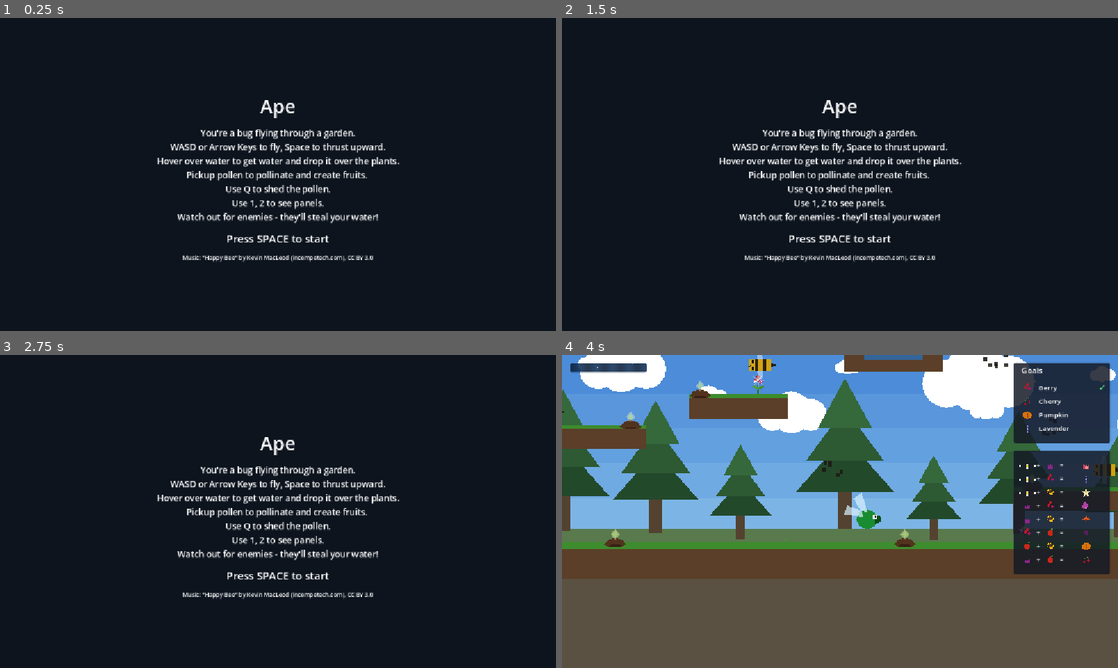
Above: before the commit, frames 1-4 (two rows, left to right).
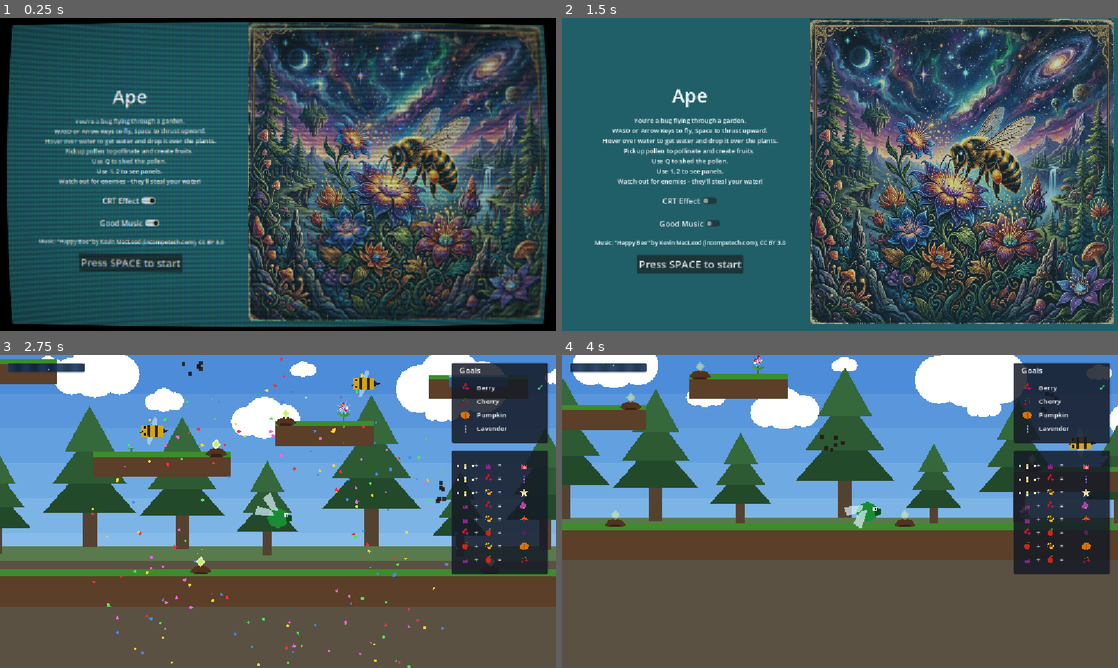
Above: after the commit, the same moments.

Repository: AntonioDrusin/ape
Game: Godot game, scene res://scenes/main_menu.tscn
Two runs of this game, one before a commit and one after it. Both use one fixed random seed, a clock stepped at 60 frames per second and the inputs below.
Inputs (mouse positions are in pixels of both pictures, inside the frame that each line leads up to):
- Up to frame 1 (0.25 s): no input
- Up to frame 2 (1.5 s): click (689, 199) at 0.5 s, where only the run after the commit has a clickable "CRT Effect"; click (689, 224) at 1.25 s, where only the run after the commit has a clickable "Good Music"
- Up to frame 3 (2.75 s): click (127, 602) at 2 s, where only the run after the commit has a clickable "Press SPACE to start"
- Up to frame 4 (4 s): tap Space (use_proboscis) at 2.75 s; hold Enter (ui_accept) 2.78-3.53 s; hold D (move_right) from 2.78 s (still down); tap Q (shed_pollen) at 3.6 s; tap Enter (ui_accept) at 3.77, 3.8 s

The runs differ from the first frame. In frame 1, 91% of the frame differs, in the area x 0-100%, y 0-100%; in frame 2, 93%; in frame 3, 96%; in frame 4, 28%.

Commit message:
psychedelia

Diff:
--- /dev/null
+++ b/ape/godot/assets/shaders/crt.gdshader
@@ -0,0 +1,97 @@
+shader_type canvas_item;
+
+// Full-screen CRT post-process. Reads the finished frame via hint_screen_texture,
+// so the node this runs on must draw after everything else — crt_overlay.tscn puts
+// it on CanvasLayer 100; anything on a higher layer would escape the effect.
+uniform sampler2D screen_tex : hint_screen_texture, filter_linear, repeat_disable;
+
+uniform float warp_amount : hint_range(0.0, 0.3) = 0.1;
+uniform float scanline_count : hint_range(50.0, 1080.0) = 240.0;
+uniform float scanline_strength : hint_range(0.0, 1.0) = 0.22;
+// All *_px uniforms are in reference pixels at a 648-tall window and are scaled
+// with the actual window height, so the effect stays proportional on resize
+// instead of thinning out to invisibility on a large window.
+uniform float reference_height = 648.0;
+uniform float edge_blur_px : hint_range(0.0, 8.0) = 2.5;
+uniform float aberration_px : hint_range(0.0, 5.0) = 1.0;
+uniform float vignette_strength : hint_range(0.0, 1.0) = 0.3;
+uniform float mask_strength : hint_range(0.0, 1.0) = 0.08;
+// Scanlines + mask darken the image overall; this compensates so the game
+// doesn't read dimmer with the overlay on.
+uniform float brightness : hint_range(0.5, 2.0) = 1.15;
+
+// Barrel curvature: pulls sample coordinates outward toward the corners, so the
+// image bulges like curved glass and the corners fall off-screen (drawn black below).
+vec2 warp(vec2 uv) {
+	vec2 cc = uv - 0.5;
+	return 0.5 + cc * (1.0 + warp_amount * dot(cc, cc));
+}
+
+// Cheap 5-tap box blur; radius varies per pixel to fake the beam losing focus
+// toward the tube edges (real CRTs defocused there, it wasn't just aberration).
+vec3 sample_screen(vec2 uv, float radius_px, vec2 px) {
+	vec3 col = texture(screen_tex, uv).rgb;
+	if (radius_px > 0.05) {
+		vec2 r = radius_px * px;
+		col += texture(screen_tex, uv + r).rgb;
+		col += texture(screen_tex, uv - r).rgb;
+		col += texture(screen_tex, uv + vec2(r.x, -r.y)).rgb;
+		col += texture(screen_tex, uv + vec2(-r.x, r.y)).rgb;
+		col /= 5.0;
+	}
+	return col;
+}
+
+void fragment() {
+	vec2 uv = warp(SCREEN_UV);
+
+	if (uv.x < 0.0 || uv.x > 1.0 || uv.y < 0.0 || uv.y > 1.0) {
+		COLOR = vec4(0.0, 0.0, 0.0, 1.0);
+	} else {
+		vec2 cc = uv - 0.5;
+		// One reference pixel in UV space: 1/reference_height vertically, with the
+		// aspect ratio folded into x so offsets stay square on screen.
+		vec2 ref_px = vec2(SCREEN_PIXEL_SIZE.x / SCREEN_PIXEL_SIZE.y, 1.0) / reference_height;
+		// 0 at screen center, 1 at the corners; squared below so the middle of
+		// the screen stays sharp and the falloff piles up near the edges.
+		float edge = clamp(dot(cc, cc) * 2.0, 0.0, 1.0);
+		float blur_radius = edge_blur_px * edge * edge;
+
+		// Slight convergence error: red/blue sampled a touch off along the radial
+		// direction, growing with distance from center like a misaligned gun trio.
+		vec2 ab = cc * aberration_px * 2.0 * ref_px;
+		vec3 col;
+		col.r = sample_screen(uv + ab, blur_radius, ref_px).r;
+		col.g = sample_screen(uv, blur_radius, ref_px).g;
+		col.b = sample_screen(uv - ab, blur_radius, ref_px).b;
+
+		// Scanlines use the *warped* uv so they curve with the glass instead of
+		// staying ruler-straight over a bulged image.
+		float scan = 1.0 - scanline_strength * (0.5 + 0.5 * cos(uv.y * scanline_count * TAU));
+		col *= scan;
+
+		// Vertical RGB triad mask, one phosphor stripe per *reference* pixel column
+		// (FRAGCOORD is physical pixels, so rescale to keep triad size proportional).
+		float stripe = mod(FRAGCOORD.x * SCREEN_PIXEL_SIZE.y * reference_height, 3.0);
+		vec3 mask = vec3(1.0 - mask_strength);
+		if (stripe < 1.0) {
+			mask.r = 1.0;
+		} else if (stripe < 2.0) {
+			mask.g = 1.0;
+		} else {
+			mask.b = 1.0;
+		}
+		col *= mask;
+
+		col *= 1.0 - vignette_strength * edge;
+		col *= brightness;
+
+		// Soften the black border a couple of pixels so the curved edge isn't aliased.
+		vec2 soft = ref_px * 2.0;
+		float border = smoothstep(0.0, soft.x, uv.x) * smoothstep(1.0, 1.0 - soft.x, uv.x)
+			* smoothstep(0.0, soft.y, uv.y) * smoothstep(1.0, 1.0 - soft.y, uv.y);
+		col *= border;
+
+		COLOR = vec4(col, 1.0);
+	}
+}
--- a/ape/godot/data/player_tuning.tres
+++ b/ape/godot/data/player_tuning.tres
@@ -8,7 +8,7 @@
 gravity = 260.0
 max_speed = 420.0
 air_drag = 3.5
-water_fill_time = 3.0
+water_fill_time = 1.5
 water_rest_height = 7.0
 water_suck_distance = 24.0
 proboscis_shake_amplitude = 1.0
--- a/ape/godot/project.godot
+++ b/ape/godot/project.godot
@@ -15,10 +15,13 @@
 config/features=PackedStringArray("4.7", "GL Compatibility")
 config/icon="res://icon.svg"
 
+[autoload]
+
+Settings="*res://scripts/settings.gd"
+
 [display]
 
 window/stretch/mode="canvas_items"
-window/stretch/aspect="expand"
 
 [input]
 
--- /dev/null
+++ b/ape/godot/scenes/crt_overlay.tscn
@@ -0,0 +1,20 @@
+[gd_scene load_steps=4 format=3]
+
+[ext_resource type="Shader" path="res://assets/shaders/crt.gdshader" id="1"]
+[ext_resource type="Script" path="res://scripts/crt_overlay.gd" id="2"]
+
+[sub_resource type="ShaderMaterial" id="ShaderMaterial_crt"]
+shader = ExtResource("1")
+
+[node name="CrtOverlay" type="CanvasLayer"]
+layer = 100
+script = ExtResource("2")
+
+[node name="Screen" type="ColorRect" parent="."]
+material = SubResource("ShaderMaterial_crt")
+anchors_preset = 15
+anchor_right = 1.0
+anchor_bottom = 1.0
+grow_horizontal = 2
+grow_vertical = 2
+mouse_filter = 2
--- a/ape/godot/scenes/main.tscn
+++ b/ape/godot/scenes/main.tscn
@@ -6,6 +6,8 @@
 [ext_resource type="PackedScene" path="res://scenes/wall.tscn" id="4"]
 [ext_resource type="PackedScene" path="res://scenes/hud.tscn" id="5"]
 [ext_resource type="AudioStream" uid="uid://bwbe83n6rs56a" path="res://assets/audio/happy_bee.mp3" id="6"]
+[ext_resource type="AudioStream" uid="uid://b0hh6t1xdlsww" path="res://assets/audio/Entropy of the Infinite.mp3" id="16"]
+[ext_resource type="Script" path="res://scripts/game_music.gd" id="17"]
 [ext_resource type="PackedScene" path="res://scenes/enemy.tscn" id="7"]
 [ext_resource type="PackedScene" path="res://scenes/seedling.tscn" id="8"]
 [ext_resource type="Script" uid="uid://d2fmlpv1wje64" path="res://scripts/main.gd" id="9"]
@@ -13,6 +15,7 @@
 [ext_resource type="PackedScene" path="res://scenes/background.tscn" id="12"]
 [ext_resource type="PackedScene" path="res://scenes/flower_guard.tscn" id="13"]
 [ext_resource type="PackedScene" path="res://scenes/tree_trunk_wall.tscn" id="14"]
+[ext_resource type="PackedScene" path="res://scenes/crt_overlay.tscn" id="15"]
 
 [node name="Main" type="Node2D" unique_id=161603854 groups=["main"]]
 script = ExtResource("9")
@@ -20,9 +23,11 @@
 [node name="Background" parent="." unique_id=1588520922 instance=ExtResource("12")]
 
 [node name="Music" type="AudioStreamPlayer" parent="." unique_id=1498417172]
-stream = ExtResource("6")
-volume_db = -20.0
-autoplay = true
+script = ExtResource("17")
+good_music_stream = ExtResource("16")
+good_music_volume_db = -14.0
+default_stream = ExtResource("6")
+default_volume_db = -20.0
 
 [node name="HUD" parent="." unique_id=1979802882 instance=ExtResource("5")]
 
@@ -220,3 +225,5 @@
 
 [node name="FlowerGuard5" parent="." unique_id=1714610262 instance=ExtResource("13")]
 position = Vector2(607, -19)
+
+[node name="CrtOverlay" parent="." unique_id=1837465920 instance=ExtResource("15")]
--- a/ape/godot/scenes/main_menu.tscn
+++ b/ape/godot/scenes/main_menu.tscn
@@ -1,44 +1,61 @@
-[gd_scene load_steps=2 format=3]
+[gd_scene format=3 uid="uid://dacsp80ea0g4v"]
 
-[ext_resource type="Script" path="res://scripts/main_menu.gd" id="1"]
+[ext_resource type="Script" uid="uid://bhwohu0dlc5sx" path="res://scripts/main_menu.gd" id="1"]
+[ext_resource type="PackedScene" path="res://scenes/crt_overlay.tscn" id="2"]
+[ext_resource type="Texture2D" uid="uid://bbmxsximvfgjl" path="res://assets/images/APE.png" id="3"]
 
-[node name="MainMenu" type="CanvasLayer"]
+[node name="MainMenu" type="CanvasLayer" unique_id=1126795411]
 script = ExtResource("1")
 
-[node name="Background" type="ColorRect" parent="."]
+[node name="Background" type="ColorRect" parent="." unique_id=1410678242]
 anchors_preset = 15
 anchor_right = 1.0
 anchor_bottom = 1.0
 grow_horizontal = 2
 grow_vertical = 2
-color = Color(0.05, 0.08, 0.12, 1)
+color = Color(0.12479257, 0.37194535, 0.40693521, 1)
 
-[node name="VBoxContainer" type="VBoxContainer" parent="."]
+[node name="TextBackground" type="TextureRect" parent="." unique_id=1148573902]
+modulate = Color(1, 1, 1, 0.77254903)
 anchors_preset = 8
 anchor_left = 0.5
 anchor_top = 0.5
 anchor_right = 0.5
 anchor_bottom = 0.5
-offset_left = -260.0
-offset_top = -150.0
-offset_right = 260.0
-offset_bottom = 160.0
+offset_left = -207.0
+offset_top = -321.0
+offset_right = 713.0
+offset_bottom = 310.0
+grow_horizontal = 2
+grow_vertical = 2
+texture = ExtResource("3")
+expand_mode = 1
+stretch_mode = 5
+
+[node name="VBoxContainer" type="VBoxContainer" parent="." unique_id=1543178265]
+anchors_preset = 8
+anchor_left = 0.5
+anchor_top = 0.5
+anchor_right = 0.5
+anchor_bottom = 0.5
+offset_left = -582.0
+offset_top = -197.0
+offset_right = -39.0
+offset_bottom = 211.0
 grow_horizontal = 2
 grow_vertical = 2
 theme_override_constants/separation = 16
 alignment = 1
 
-[node name="Title" type="Label" parent="VBoxContainer"]
+[node name="Title" type="Label" parent="VBoxContainer" unique_id=1302274511]
 layout_mode = 2
 theme_override_font_sizes/font_size = 40
+text = "Ape"
 horizontal_alignment = 1
-text = "Ape"
 
-[node name="Instructions" type="Label" parent="VBoxContainer"]
+[node name="Instructions" type="Label" parent="VBoxContainer" unique_id=397902260]
 layout_mode = 2
-theme_override_font_sizes/font_size = 18
-horizontal_alignment = 1
-autowrap_mode = 2
+theme_override_font_sizes/font_size = 13
 text = "You're a bug flying through a garden.
 WASD or Arrow Keys to fly, Space to thrust upward.
 Hover over water to get water and drop it over the plants.
@@ -46,16 +63,29 @@
 Use Q to shed the pollen.
 Use 1, 2 to see panels.
 Watch out for enemies - they'll steal your water!"
+horizontal_alignment = 1
+autowrap_mode = 2
 
-[node name="StartPrompt" type="Label" parent="VBoxContainer"]
+[node name="CrtToggle" type="CheckButton" parent="VBoxContainer" unique_id=551482610]
 layout_mode = 2
+size_flags_horizontal = 4
+text = "CRT Effect"
+
+[node name="GoodMusicToggle" type="CheckButton" parent="VBoxContainer" unique_id=1307821088]
+layout_mode = 2
+size_flags_horizontal = 4
+text = "Good Music"
+
+[node name="MusicCredit" type="Label" parent="VBoxContainer" unique_id=1734029066]
+layout_mode = 2
+theme_override_font_sizes/font_size = 12
+text = "Music: \"Happy Bee\" by Kevin MacLeod (incompetech.com), CC BY 3.0"
+horizontal_alignment = 1
+
+[node name="StartPrompt" type="Button" parent="VBoxContainer" unique_id=1952382765]
+layout_mode = 2
+size_flags_horizontal = 4
 theme_override_font_sizes/font_size = 22
-horizontal_alignment = 1
 text = "Press SPACE to start"
 
-[node name="MusicCredit" type="Label" parent="VBoxContainer"]
-layout_mode = 2
-theme_override_font_sizes/font_size = 12
-horizontal_alignment = 1
-autowrap_mode = 2
-text = "Music: \"Happy Bee\" by Kevin MacLeod (incompetech.com), CC BY 3.0"
+[node name="CrtOverlay" parent="." unique_id=614866050 instance=ExtResource("2")]
--- /dev/null
+++ b/ape/godot/scripts/crt_overlay.gd
@@ -0,0 +1,5 @@
+extends CanvasLayer
+
+func _ready() -> void:
+	visible = Settings.crt_enabled
+	Settings.crt_enabled_changed.connect(func(enabled: bool) -> void: visible = enabled)
--- /dev/null
+++ b/ape/godot/scripts/game_music.gd
@@ -0,0 +1,18 @@
+extends AudioStreamPlayer
+
+## Picks the level's music track from Settings.good_music at level start.
+## Not live-toggled — the choice is locked in for the run once playing starts.
+@export var good_music_stream: AudioStream
+@export var good_music_volume_db: float = -14.0
+@export var default_stream: AudioStream
+@export var default_volume_db: float = -20.0
+
+
+func _ready() -> void:
+	if Settings.good_music:
+		stream = good_music_stream
+		volume_db = good_music_volume_db
+	else:
+		stream = default_stream
+		volume_db = default_volume_db
+	play()
--- a/ape/godot/scripts/main_menu.gd
+++ b/ape/godot/scripts/main_menu.gd
@@ -5,6 +5,23 @@
 ## intro — by the time main.tscn loads, the player has already read this.
 
 
+func _ready() -> void:
+	var crt_toggle: CheckButton = $VBoxContainer/CrtToggle
+	crt_toggle.button_pressed = Settings.crt_enabled
+	crt_toggle.toggled.connect(func(enabled: bool) -> void: Settings.crt_enabled = enabled)
+
+	var good_music_toggle: CheckButton = $VBoxContainer/GoodMusicToggle
+	good_music_toggle.button_pressed = Settings.good_music
+	good_music_toggle.toggled.connect(func(enabled: bool) -> void: Settings.good_music = enabled)
+
+	var start_button: Button = $VBoxContainer/StartPrompt
+	start_button.pressed.connect(_start_game)
+
+
 func _unhandled_input(event: InputEvent) -> void:
 	if event.is_action_pressed("ui_accept"):
-		get_tree().change_scene_to_file("res://scenes/main.tscn")
+		_start_game()
+
+
+func _start_game() -> void:
+	get_tree().change_scene_to_file("res://scenes/main.tscn")
--- /dev/null
+++ b/ape/godot/scripts/settings.gd
@@ -0,0 +1,43 @@
+extends Node
+
+## Autoload singleton for persisted user preferences (currently just the CRT
+## toggle). Saved to user://settings.cfg so it survives across scenes and runs.
+
+signal crt_enabled_changed(enabled: bool)
+
+const SAVE_PATH := "user://settings.cfg"
+
+var crt_enabled: bool = true:
+	set(value):
+		if crt_enabled == value:
+			return
+		crt_enabled = value
+		crt_enabled_changed.emit(value)
+		_save()
+
+## Whether to play "Entropy of the Infinite" instead of the original level
+## music. Only read at level start (main.gd), not live-toggled mid-game.
+var good_music: bool = true:
+	set(value):
+		if good_music == value:
+			return
+		good_music = value
+		_save()
+
+
+func _ready() -> void:
+	_load()
+
+
+func _load() -> void:
+	var config := ConfigFile.new()
+	if config.load(SAVE_PATH) == OK:
+		crt_enabled = config.get_value("display", "crt_enabled", true)
+		good_music = config.get_value("audio", "good_music", false)
+
+
+func _save() -> void:
+	var config := ConfigFile.new()
+	config.set_value("display", "crt_enabled", crt_enabled)
+	config.set_value("audio", "good_music", good_music)
+	config.save(SAVE_PATH)
Not shown, added: ape/godot/assets/audio/Entropy of the Infinite.mp3.import
Binary file added: ape/godot/assets/images/APE.png
Not shown, added: ape/godot/assets/images/APE.png.import
Not shown, added: ape/godot/assets/shaders/crt.gdshader.uid
Not shown, added: ape/godot/scripts/crt_overlay.gd.uid
Not shown, added: ape/godot/scripts/game_music.gd.uid
Not shown, added: ape/godot/scripts/settings.gd.uid
Not shown, changed: ape/godot/ARCHITECTURE.md
Not shown, added: ape/godot/assets/audio/Entropy of the Infinite.mp3
